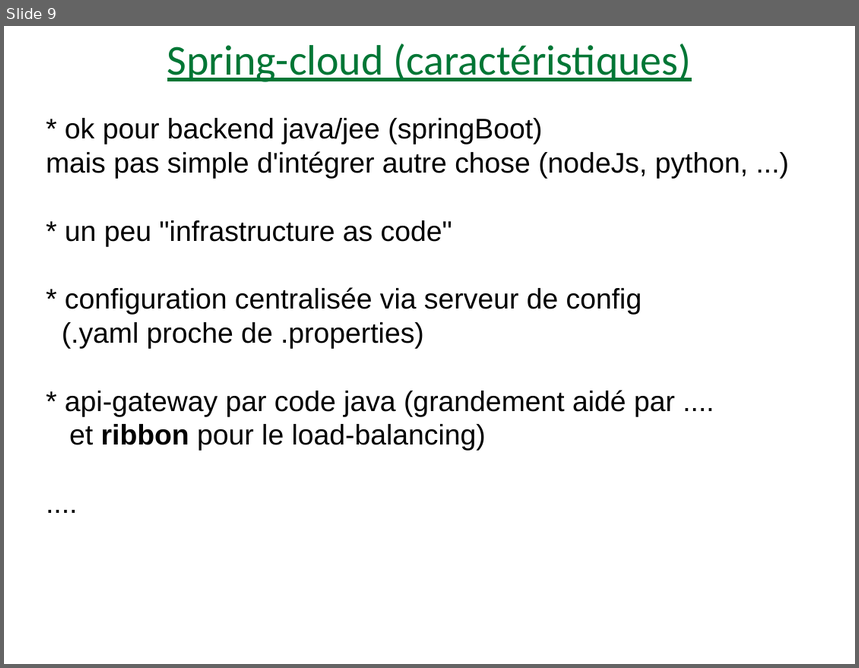
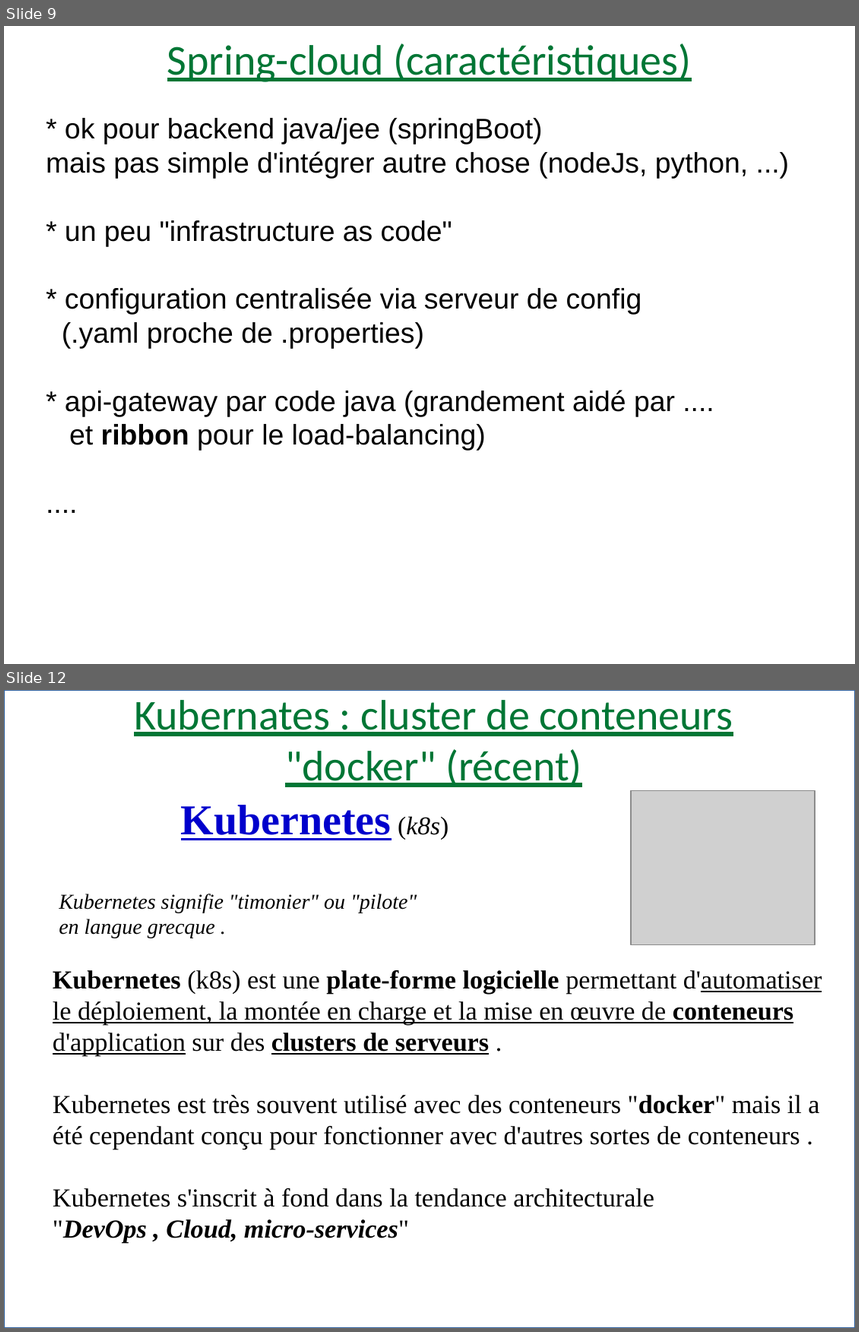
Before and after one commit to didier-tp/afc2021, a slide deck: docs/infrastructures_cloud_et_microservices.pptx. Shown one above the other, each under a label of ours: slide 9 before the commit, slides 9 and 12 after it; the slides between them are not shown. The pictures are 859x668 and 859x1332 pixels, drawn with LibreOffice and Linux fonts; fonts in the diff are those of the drawing; grey boxes stand for pictures. Boxes give left, top, right and bottom in pixels: in the first picture for what was removed or moved away, otherwise in the second. Text is boxed around its words. In the diff, an @@ line names an element or a change of style, - is before the commit and + after.

```diff
--- a/docs/infrastructures_cloud_et_microservices.pptx
+++ b/docs/infrastructures_cloud_et_microservices.pptx
@@ slide 12 added at [4,690,855,1328], background #FFFFFF @@
@@ rectangle added at [4,690,855,1328], outline #3465A4 0.74 pt @@
@@ text added at [134,700,734,787], 36 pt, text #007635, underline @@
+Kubernates : cluster de conteneurs "docker" (récent)
@@ free added at [173,788,558,856], 36 pt, text #0000CC, bold, underline @@
+Kubernetes (k8s)
@@ picture added at [631,790,815,945] @@
@@ free added at [51,883,543,941], 18 pt, text #000000, italic @@
+Kubernetes signifie "timonier" ou "pilote"
+en langue grecque .
@@ free added at [44,959,840,1300], 22 pt, text #000000 @@
+Kubernetes (k8s) est une plate-forme logicielle permettant d'automatiser le déploiement, la montée en charge et la mise en œuvre de conteneurs d'application sur des clusters de serveurs .
+Kubernetes est très souvent utilisé avec des conteneurs "docker" mais il a été cependant conçu pour fonctionner avec d'autres sortes de conteneurs .
+Kubernetes s'inscrit à fond dans la tendance architecturale
+"DevOps , Cloud, micro-services"
```
Also in this commit, not shown: 5 slides changed, 1 other slide added, 6 other files.
